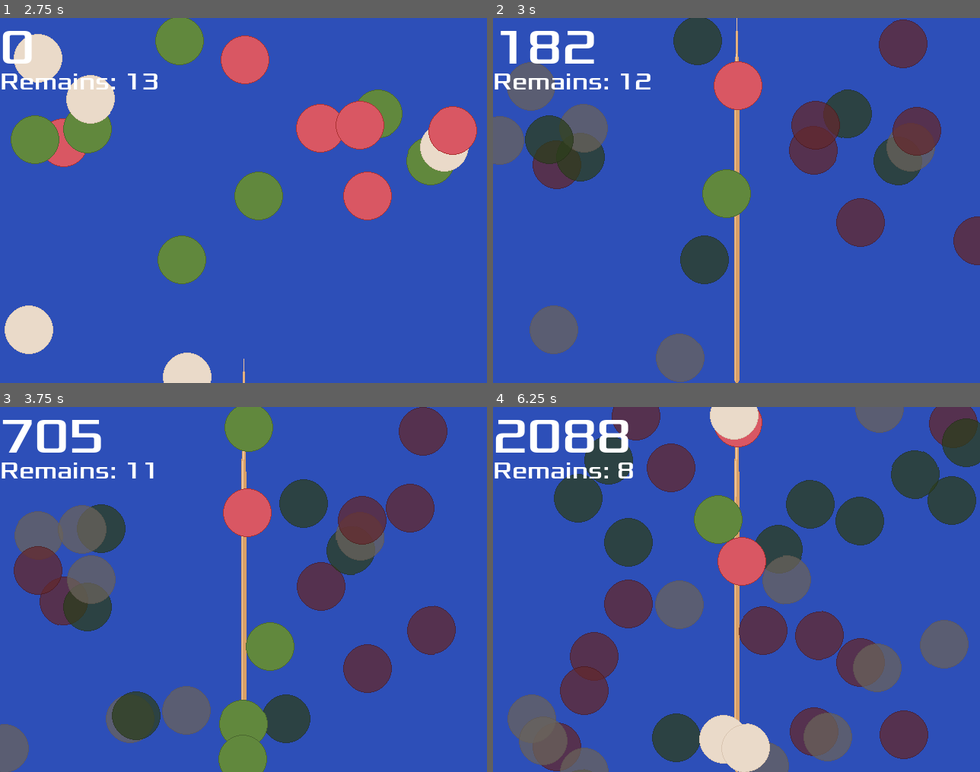
Above: before the commit, frames 1-4 (two rows, left to right).
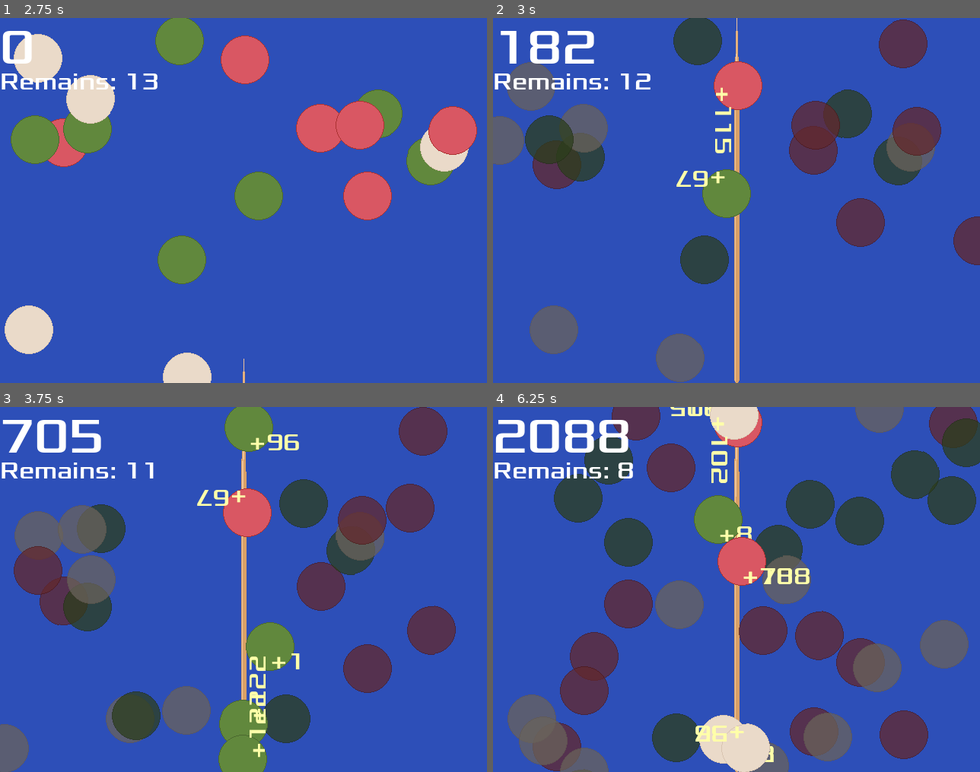
Above: after the commit, the same moments.

Repository: zundouz/ldjam54_odango
Game: Godot game, scene res://main.tscn
Same seed, same stepped clock (60 frames per second), same inputs: the game is played once before the commit and once after it.
Inputs (mouse positions are in pixels of both pictures, inside the frame that each line leads up to):
- Up to frame 1 (2.75 s): tap Space (space) at 0.5 s; move the mouse to (350, 182) at 0.52 s; hold Up (move_up) 0.53-1.28 s; tap Enter (enter) at 0.6, 1.35, 2.3 s; move the mouse to (146, 218) at 1.27 s; move the mouse to (292, 120) at 2.02 s; hold Up (move_up) from 2.03 s (still down); click (292, 120) at 2.1 s
- Up to frame 2 (3 s): keep holding Up (move_up); move the mouse to (712, 273) at 2.77 s; tap Space (space) at 2.85 s
- Up to frame 3 (3.75 s): tap Enter (enter) at 3.05 s; move the mouse to (389, 644) at 3.52 s; release Up (move_up) at 3.53 s; tap W (w_key) at 3.6 s
- Up to frame 4 (6.25 s): tap Enter (enter) at 3.8, 4.35, 5.1, 6.05 s; move the mouse to (590, 534) at 4.27 s; move the mouse to (760, 589) at 5.02 s; move the mouse to (663, 498) at 5.77 s; hold Up (move_up) from 5.78 s (still down); click (663, 498) at 5.85 s

Frame 1 is identical in both runs. In frame 2, 0.4% of the frame differs, in the area x 37-49%, y 18-47%; in frame 3, 0.9%; in frame 4, 1.0%, in the area x 36-65%, y 0-98%.

Commit message:
feat: とりあえずボーナスをUIで表示するようにしてみた - 回転しちゃってるの直したいけど

Diff:
--- /dev/null
+++ b/CenterBonus.gd
@@ -0,0 +1,11 @@
+extends Label
+
+
+# Called when the node enters the scene tree for the first time.
+func _ready() -> void:
+	pass # Replace with function body.
+
+
+# Called every frame. 'delta' is the elapsed time since the previous frame.
+func _process(delta: float) -> void:
+	pass
--- /dev/null
+++ b/center_bonus_label.tscn
@@ -0,0 +1,12 @@
+[gd_scene load_steps=3 format=3 uid="uid://d2l3r7k2i14wt"]
+
+[ext_resource type="FontFile" uid="uid://b3xpof4xnv77c" path="res://fonts/Xolonium-Regular.ttf" id="2_8qvs0"]
+[ext_resource type="Script" path="res://CenterBonus.gd" id="3_36jg5"]
+
+[node name="CenterBonus" type="Label"]
+offset_right = 40.0
+offset_bottom = 23.0
+theme_override_colors/font_color = Color(1, 1, 0.662745, 1)
+theme_override_fonts/font = ExtResource("2_8qvs0")
+theme_override_font_sizes/font_size = 32
+script = ExtResource("3_36jg5")
--- a/main.gd
+++ b/main.gd
@@ -1,8 +1,6 @@
 extends Node
 
 @export var mob_scene: PackedScene
-
-
 
 # Called when the node enters the scene tree for the first time.
 func _ready():
--- a/main.tscn
+++ b/main.tscn
@@ -50,12 +50,15 @@
 
 [node name="odango" parent="Node" instance=ExtResource("2_fn2i8")]
 position = Vector2(320, 112)
+center_bonus_label = null
 
 [node name="odango2" parent="Node" instance=ExtResource("2_fn2i8")]
 position = Vector2(320, 240)
+center_bonus_label = null
 
 [node name="odango3" parent="Node" instance=ExtResource("2_fn2i8")]
 position = Vector2(320, 176)
+center_bonus_label = null
 
 [node name="AudioManager" parent="." instance=ExtResource("6_6gx38")]
 
--- a/odango.gd
+++ b/odango.gd
@@ -1,4 +1,6 @@
 extends RigidBody2D
+
+@export var center_bonus_label: PackedScene
 
 var Center_X_Pos : float = 320
 var is_shot : bool = false
@@ -54,9 +56,14 @@
 #			position.y = position.y - 20.0
 #			# TODO: いい感じの方法探す、transformだとむずい
 			is_integrate_force = true
+			var added_score : int = (center_bonus * center_bonus) / 10.0
 			if MyGlobal.remained_skewer != MyGlobal.remained_skewer_init_val - 1:
 				# スコア加算
-				MyGlobal.score += (center_bonus * center_bonus) / 10.0
+				MyGlobal.score += added_score
+			# ボーナスUIの表示
+				var center_bonus_label_instance = center_bonus_label.instantiate()
+				center_bonus_label_instance.text = "+" + str(added_score)
+				add_child(center_bonus_label_instance)
 
 	if is_shot:
 		death_hide_counter += 1
--- a/odango.tscn
+++ b/odango.tscn
@@ -1,7 +1,8 @@
-[gd_scene load_steps=8 format=3 uid="uid://bfiw8j8dbch73"]
+[gd_scene load_steps=9 format=3 uid="uid://bfiw8j8dbch73"]
 
 [ext_resource type="Script" path="res://odango.gd" id="1_au4to"]
 [ext_resource type="Texture2D" uid="uid://c2qtvq1u784y8" path="res://textures/odango_pink.png" id="1_fqoq2"]
+[ext_resource type="PackedScene" uid="uid://d2l3r7k2i14wt" path="res://center_bonus_label.tscn" id="2_suawd"]
 [ext_resource type="Texture2D" uid="uid://dfe84jyy2fyh0" path="res://textures/odango_green.png" id="3_e7d40"]
 [ext_resource type="Texture2D" uid="uid://crir87mfo48cx" path="res://textures/odango_white.png" id="4_laubq"]
 [ext_resource type="AudioStream" uid="uid://ctwu3wuh10hi7" path="res://sounds/se/swing.wav" id="5_2ngai"]
@@ -48,6 +49,7 @@
 collision_mask = 0
 gravity_scale = 0.0
 script = ExtResource("1_au4to")
+center_bonus_label = ExtResource("2_suawd")
 
 [node name="AnimatedSprite2D" type="AnimatedSprite2D" parent="."]
 sprite_frames = SubResource("SpriteFrames_s00ll")
